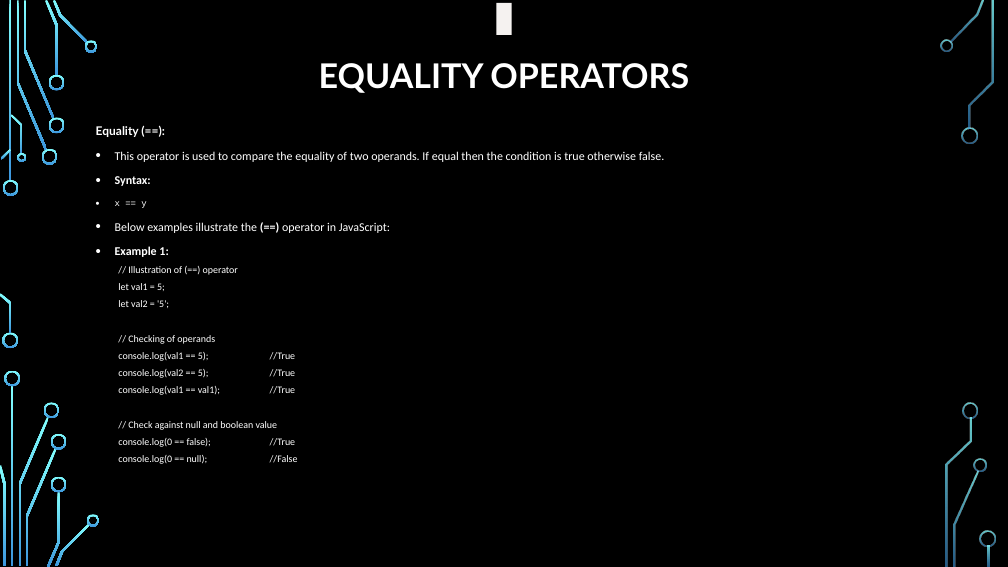
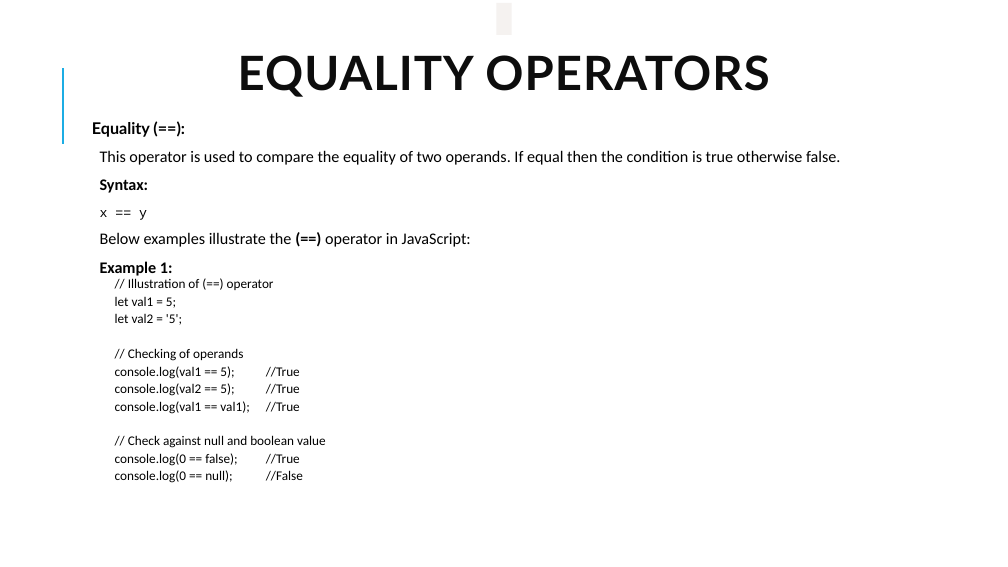
Before and after one commit to PramodJana/JavaScript, a slide deck: slide 3 of GFG JS Course Curriculam/Articles/002 Javascript fundamentals.pptx. Drawn at 1008x567 pixels with LibreOffice and Linux fonts; fonts in the diff are those of the drawing; background and template pictures are left out. Boxes give left, top, right and bottom in pixels: in the first picture for what was removed or moved away, otherwise in the second. Text is boxed around its words. In the diff, an @@ line names an element or a change of style, - is before the commit and + after.

```diff
--- a/GFG JS Course Curriculam/Articles/002 Javascript fundamentals.pptx
+++ b/GFG JS Course Curriculam/Articles/002 Javascript fundamentals.pptx
@@ background picture (left out) to #FFFFFF @@
@@ title "EQUALITY OPERATORS" at <box>238,55,769,97</box>: size 32.4 to 45 pt, text colour #FFFFFF to #0D0D0D, letter spacing 0 to 1 pt; line spacing 0.9 to 0.8 @@
@@ line added from (63, 144) to (63, 68), #1CADE4 1.5 pt @@
@@ text "Equality (==):" at <box>92,122,840,483</box>: size 11.4 to 15.4 pt in "Equality (==):", "This operator is used to compare the ...", "Syntax:", "Below examples illustrate the (==) operator in ..." and 1 more places; text colour #FFFFFF to #000000; size 8.6 to 12.6 pt in "x == y"; size 9.5 to 12.6 pt in "// Illustration of (==) operator", "let val1 = 5;", "let val2 = '5';", "// Checking of operands" and 6 more places; line spacing 1 to 0.7; more space between paragraphs; bullet • to   @@
@@ group removed at <box>0,0,996,567</box>: 33 freeform shapes, 3 rectangles @@
```
Also in this commit, not shown: 29 other slides changed.
